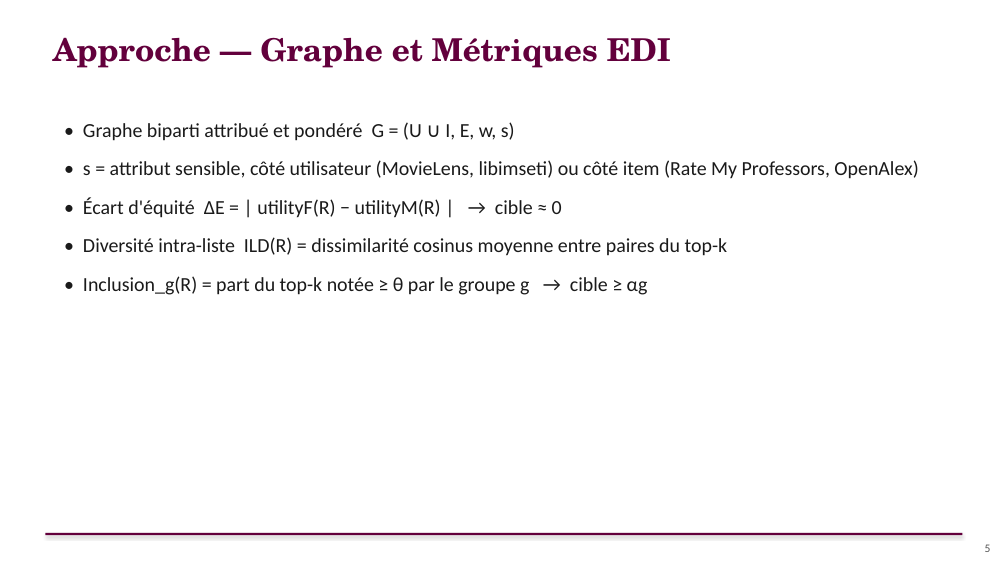
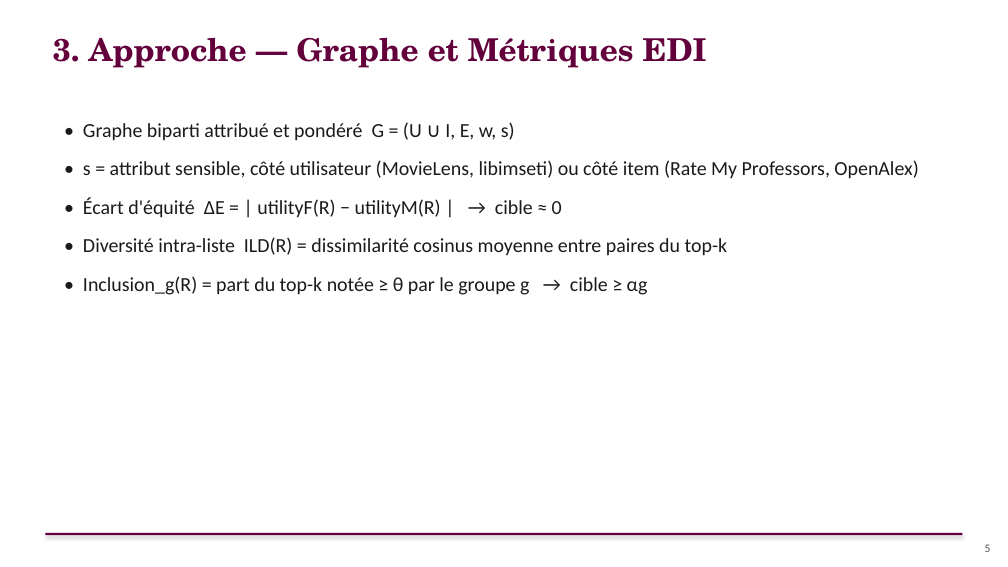
Before and after one commit to sitaacisse-boop/EDI, a slide deck: slide 5 of presentation/AURORA_Soutenance_FR.pptx. Drawn at 1008x567 pixels with LibreOffice and Linux fonts; fonts in the diff are those of the drawing. Boxes give left, top, right and bottom in pixels: in the first picture for what was removed or moved away, otherwise in the second. Text is boxed around its words. In the diff, an @@ line names an element or a change of style, - is before the commit and + after.

```diff
--- a/presentation/AURORA_Soutenance_FR.pptx
+++ b/presentation/AURORA_Soutenance_FR.pptx
@@ text at [53, 37, 707, 68]: text changed @@
-Approche — Graphe et Métriques EDI
+3. Approche — Graphe et Métriques EDI
```
Also in this commit, not shown: 8 other slides changed.
